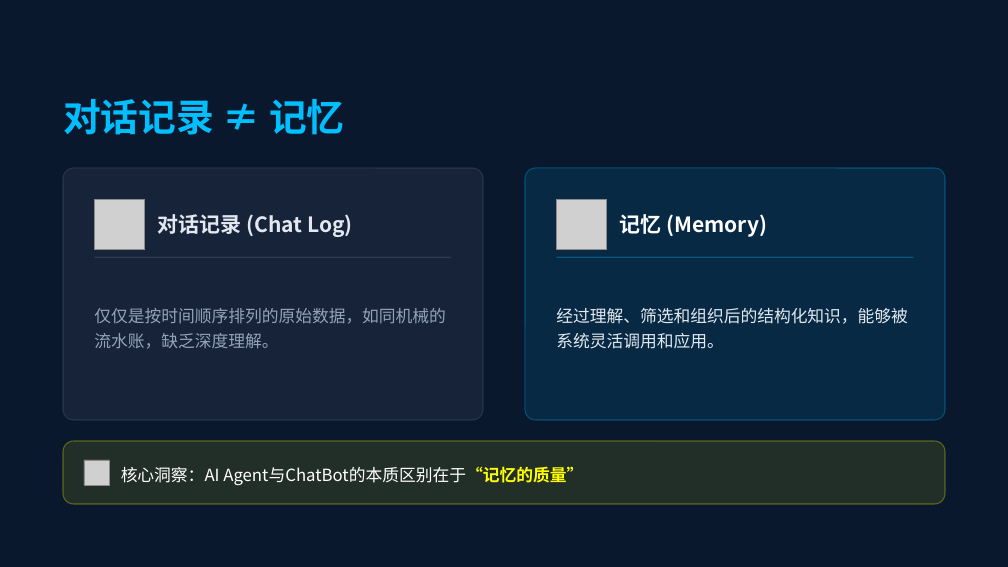
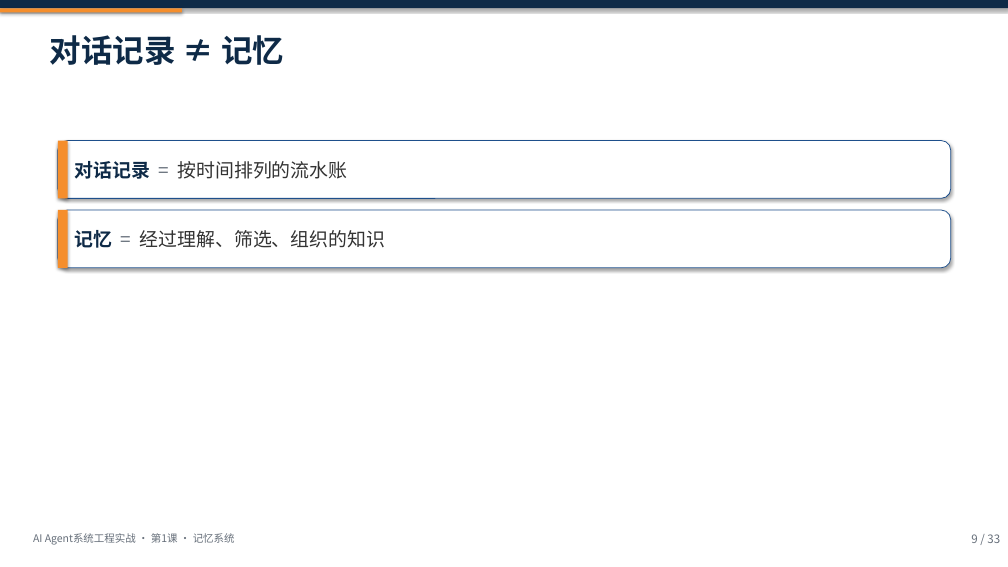
Before and after one commit to seraph0017/tc, a slide deck: slide 9 of 01-ai-agent-engineering/ppt/AI Agent系统工程实战 - 第1课：从聊天机器人到智能助手.pptx. Drawn at 1008x567 pixels with LibreOffice and Linux fonts; fonts in the diff are those of the drawing; grey boxes stand for pictures. Boxes give left, top, right and bottom in pixels: in the first picture for what was removed or moved away, otherwise in the second. Text is boxed around its words. In the diff, an @@ line names an element or a change of style, - is before the commit and + after.

```diff
--- a/01-ai-agent-engineering/ppt/AI Agent系统工程实战 - 第1课：从聊天机器人到智能助手.pptx
+++ b/01-ai-agent-engineering/ppt/AI Agent系统工程实战 - 第1课：从聊天机器人到智能助手.pptx
@@ background #0F172A to #FFFFFF @@
@@ rectangle added at (0,0,1008,8), fill #0E2A47 @@
@@ rectangle added at (0,8,182,12), fill #F58E2C @@
@@ text "对话记录 ≠ 记忆": place and size @@
-text "对话记录 ≠ 记忆" at (63,99,345,135)
+text "对话记录 ≠ 记忆" at (50,35,284,65)
@@ text "对话记录 ≠ 记忆" at (50,35,284,65): size 36 to 30 pt, text colour #00BFFF to #0E2A47; line spacing 1.25 to 1.2; vertical alignment middle to top @@
@@ rounded rectangle added at (58,141,951,199), fill #FFFFFF, outline #1E4F8B 0.75 pt @@
@@ rectangle added at (58,141,68,199), fill #F58E2C @@
@@ rounded rectangle removed at (63,168,483,420) @@
@@ text added at (74,161,347,179), 18 pt, text #333333 @@
+对话记录 = 按时间排列的流水账
@@ rounded rectangle removed at (525,168,945,420) @@
@@ picture removed at (95,200,145,250) @@
@@ picture removed at (557,200,607,250) @@
@@ rounded rectangle: place and size @@
-rounded rectangle at (0,0,1008,567)
+rounded rectangle at (58,210,951,268)
@@ rounded rectangle at (58,210,951,268): fill #0A192F at 85% opacity to #FFFFFF; outline none to #1E4F8B 0.75 pt; shadow on; proportions changed @@
@@ rectangle added at (58,210,68,268), fill #F58E2C @@
@@ text added at (74,230,386,248), 18 pt, text #333333 @@
+记忆 = 经过理解、筛选、组织的知识
@@ text removed at (619,214,767,237) @@
-记忆 (Memory)
@@ line removed from (95, 257) to (451, 257) @@
@@ line removed from (557, 257) to (913, 257) @@
@@ text removed at (94,308,446,349) @@
-仅仅是按时间顺序排列的原始数据，如同机械的流水账，缺乏深度理解。
@@ text removed at (556,308,908,349) @@
-经过理解、筛选和组织后的结构化知识，能够被系统灵活调用和应用。
@@ rounded rectangle removed at (63,441,945,504) @@
@@ picture removed at (84,460,109,485) @@
@@ text removed at (121,466,583,485) @@
-核心洞察：AI Agent与ChatBot的本质区别在于“记忆的质量”
@@ text at (33,533,235,545): text changed; size 20 to 10 pt; text colour #E2E8F0 to #666F7A; bold off @@
-对话记录 (Chat Log)
+AI Agent系统工程实战 · 第1课 · 记忆系统
@@ text "AI Agent系统工程实战 · 第1课 · ..." at (33,533,235,545): vertical alignment middle to top @@
@@ text added at (971,534,1000,543), 11 pt, text #666F7A @@
+9 / 33
```
Also in this commit, not shown: 23 other slides changed, 9 slides added, 9 slides removed, 12 other files.
